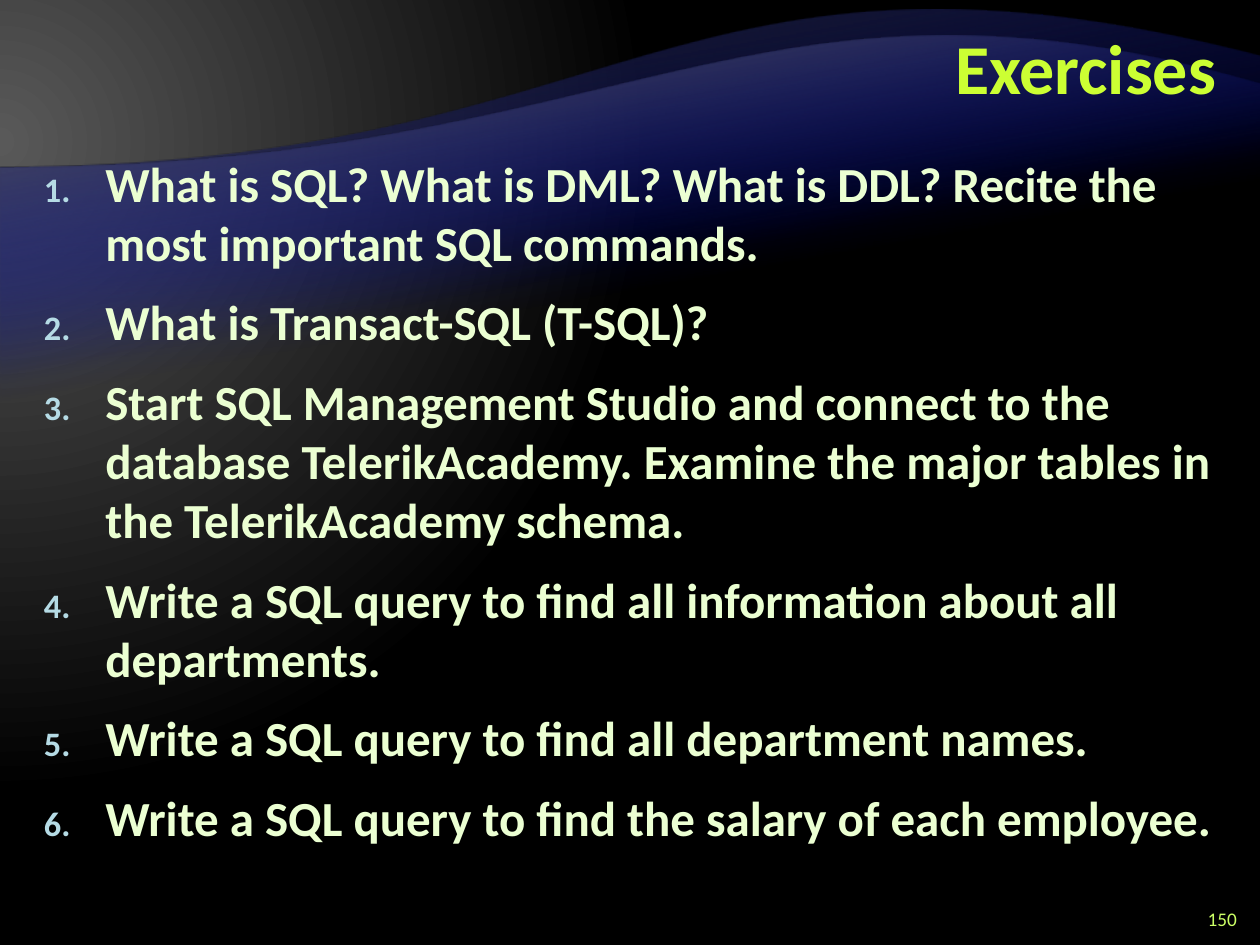
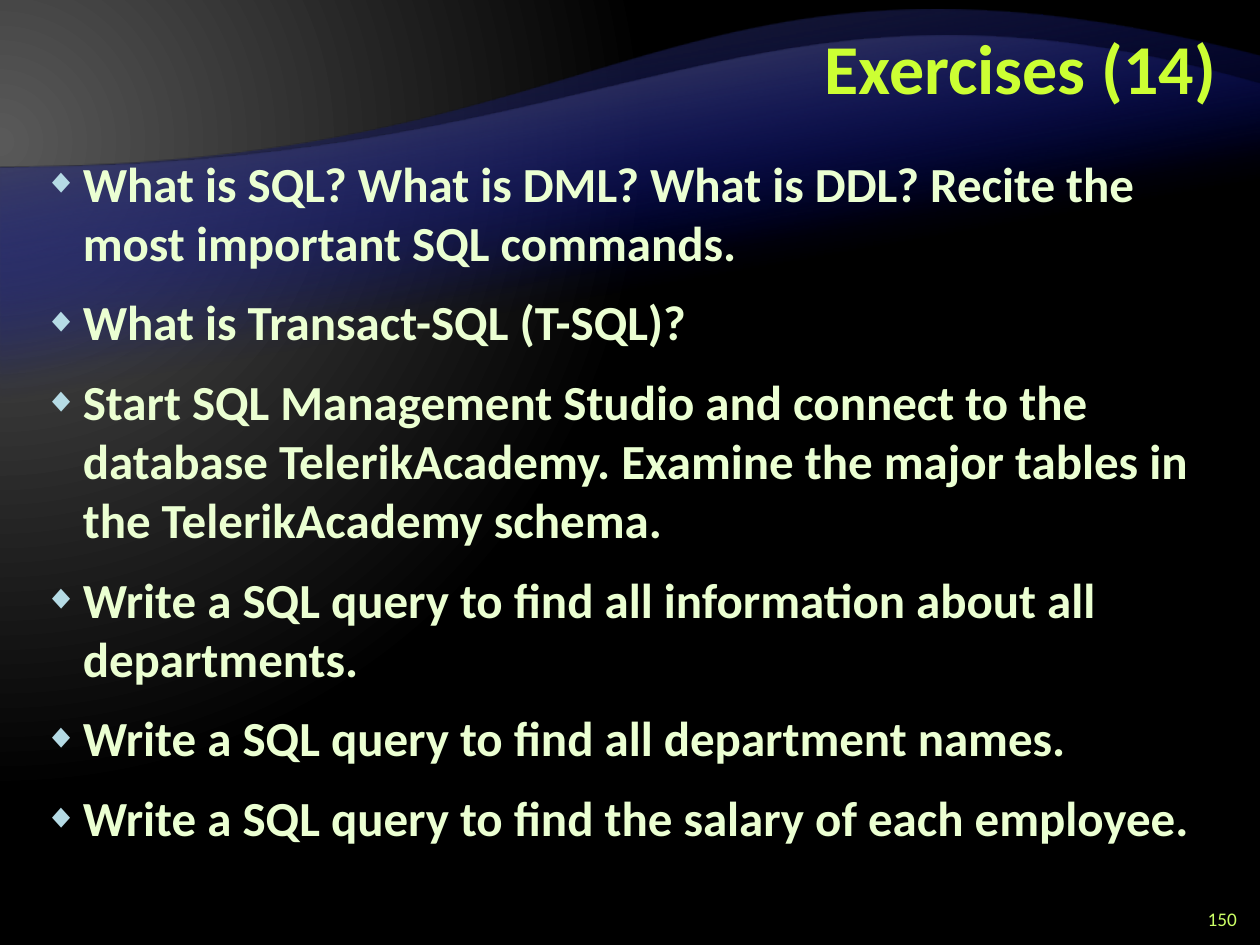
Before and after one commit to Graveheart/aspnetcourse, a slide deck: slide 150 of 2010/lectures/5. Databases, SQL and MS SQL Server.pptx. Drawn at 1260x945 pixels with LibreOffice and Linux fonts; fonts in the diff are those of the drawing; background and template pictures are left out. Boxes give left, top, right and bottom in pixels: in the first picture for what was removed or moved away, otherwise in the second. Text is boxed around its words. In the diff, an @@ line names an element or a change of style, - is before the commit and + after.

Commit message:
Fixed the database lecture - it was complete confusion

```diff
--- a/2010/lectures/5. Databases, SQL and MS SQL Server.pptx
+++ b/2010/lectures/5. Databases, SQL and MS SQL Server.pptx
@@ title at [825, 36, 1216, 105]: text changed @@
-Exercises
+Exercises (14)
@@ text "What is SQL? What is ..." at [83, 167, 1189, 844]: bullet 1. to ◆ @@
```
Also in this commit, not shown: 10 other slides changed, 4 other files.
